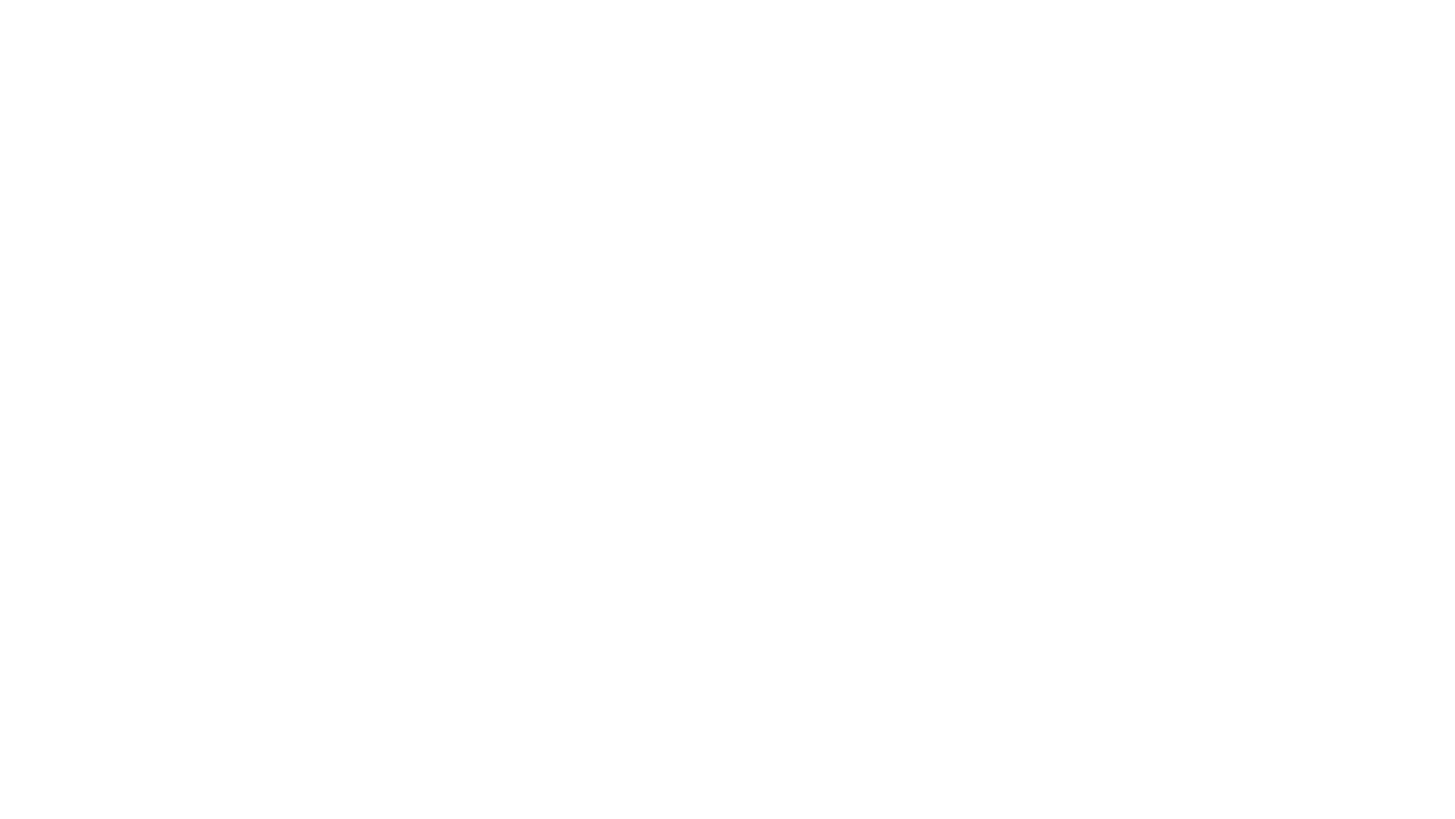
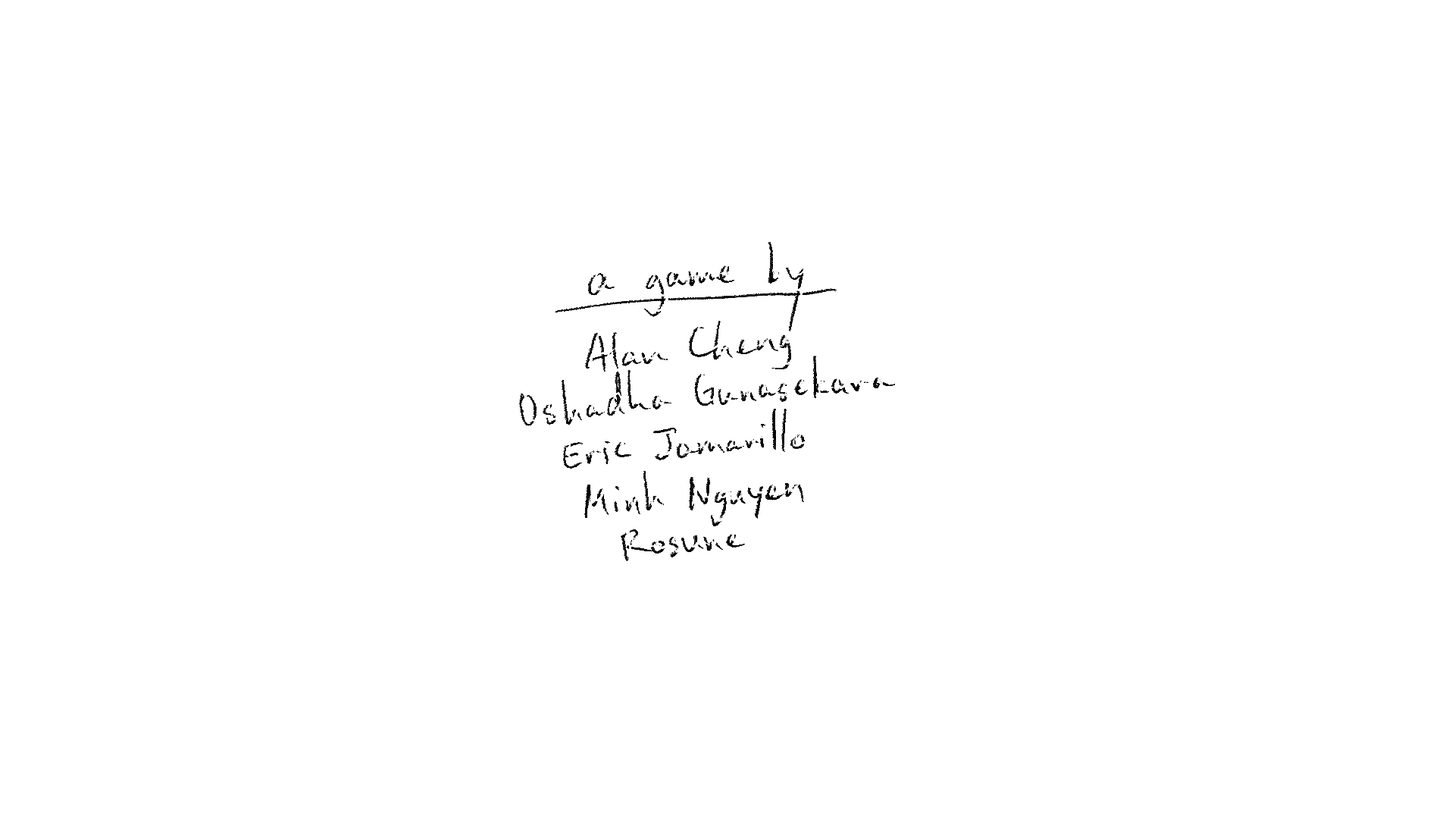
Before/after of a 1455px x 819px layered artwork. What changed in the layer stack:
painted on "a_game_by" over [519, 241, 896, 561]
